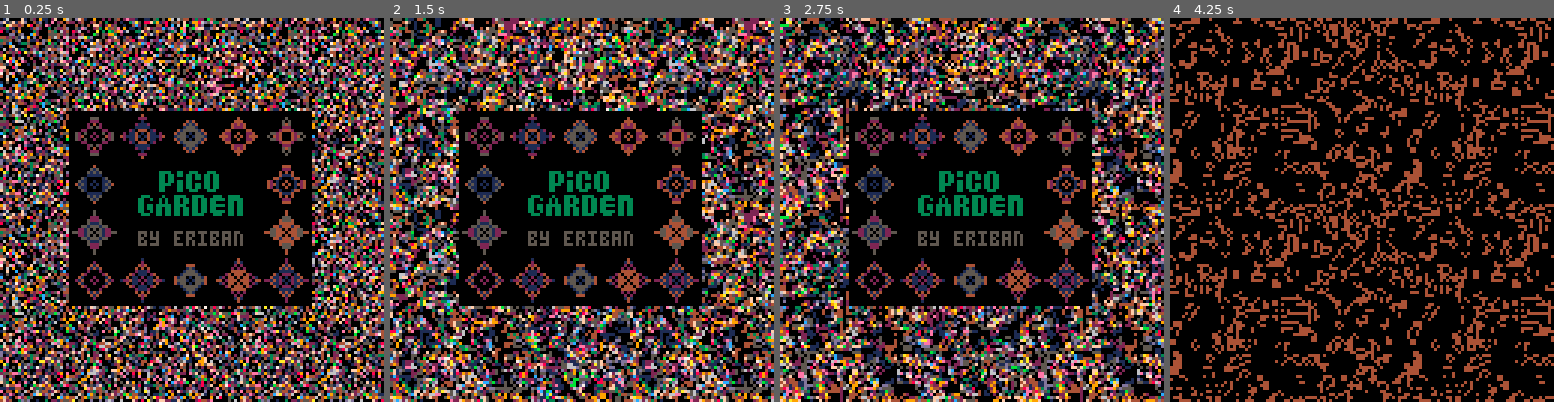
Above: before the commit, frames 1-4 (left to right).
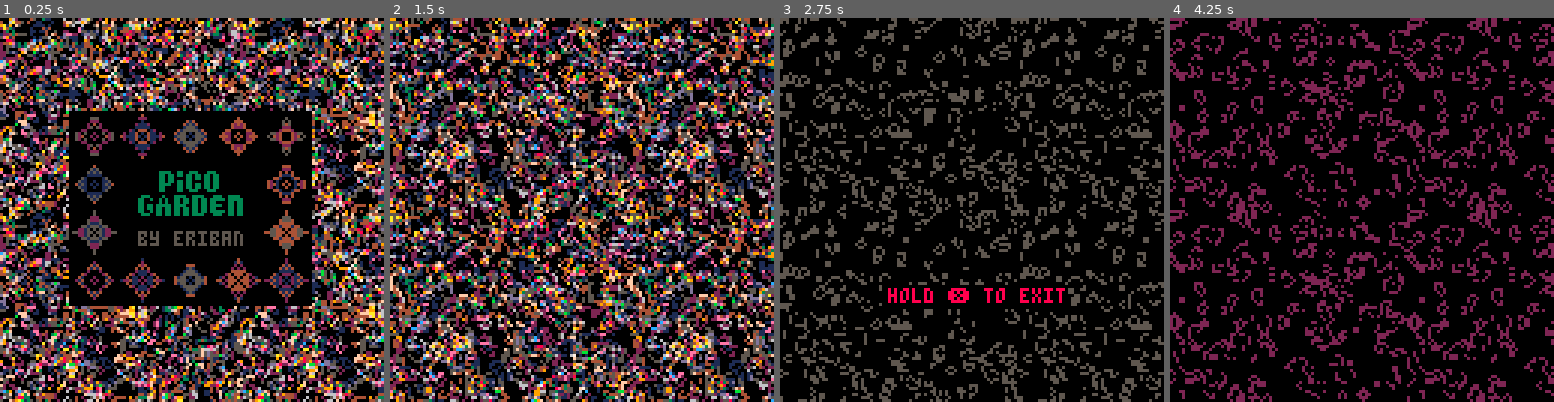
Above: after the commit, the same moments.

Repository: erwinbonsma/PicoGarden
Game: PICO-8 cartridge picogarden.p8
Same seed, same stepped clock (60 frames per second), same inputs: the game is played once before the commit and once after it.
Inputs:
- Up to frame 1 (0.25 s): no input
- Up to frame 2 (1.5 s): tap O (Z key) at 0.33, 0.7, 1.43 s; tap X (X key) at 1.07 s
- Up to frame 3 (2.75 s): hold Left 1.97-2.37 s; tap X (X key) at 2.07, 2.4, 2.73 s; tap O (Z key) at 2.22 s; hold Down from 2.42 s (still down)
- Up to frame 4 (4.25 s): release Down at 2.82 s; hold Right 2.87-3.53 s; tap X (X key) every 0.33 s from 3.07 to 4.07 s; tap O (Z key) at 3.1, 3.98 s; hold Up 3.58-4.08 s; hold Right from 4.13 s (still down)

The runs differ from the first frame. In frame 1, 56% of the frame differs, in the area x 0-100%, y 0-100%; in frame 2, 76%; in frame 3, 59%; in frame 4, 39%.

Commit message:
Use game over sprite

Diff:
--- a/picogarden.p8
+++ b/picogarden.p8
@@ -706,7 +706,7 @@
    liveliness_check:new(i)
   )
  end
- state.ini_steps=5*15
+ state.ini_steps=10
 end
 
 function start_game()
@@ -936,10 +936,12 @@
   state.play=not state.play
  end
  if btn(❎) then
-  state.btnx_hold+=1
-  if state.btnx_hold>=30 then
-   gameover(true)
-   return
+  if state.fadein==0 then
+   state.btnx_hold+=1
+   if state.btnx_hold>=30 then
+    gameover(true)
+    return
+   end
   end
  else
   state.btnx_hold=0
@@ -1017,8 +1019,9 @@
 
  rectfill(24,32,103,95,0)
 
- color(c_lgray)
- cprint("game over!",40)
+ spr(8,38,38,7,1)
+
+ color(c_brown)
  print("score:",44,66)
  rprint(
   u32_tostr(state.steps),
@@ -1030,7 +1033,7 @@
  then
   color(
    state.loscore==state.steps
-   and c_red or c_lgray
+   and c_red or c_brown
   )
   print("lo-score:",32,60)
   rprint(
@@ -1043,7 +1046,7 @@
  then
   color(
    state.hiscore==state.steps
-   and c_dgreen or c_lgray
+   and c_dgreen or c_brown
   )
   print("hi-score:",32,72)
   rprint(
@@ -1056,7 +1059,7 @@
 function gameover_update()
  if state.ini_steps>0 then
   state.ini_steps-=1
-  if state.ini_steps%15==0 then
+  if state.ini_steps%1==0 then
    for ca in all(state.gols) do
     ca:step()
    end
@@ -1166,18 +1169,18 @@
  print("by eriban",14,42)
 end
 __gfx__
-00000000000000000000000000000005555005500555000555000000000000000000000000000000000000000000000000000000000000000000000000000000
-00000000000000000000000000000005505505505505505505500000000000000000000000000000000000000000000000000000000000000000000000000000
-007007000000e0000000000000000005505500005505505505500000000000000000000000000000000000000000000000000000000000000000000000000000
-000770000000d0000000000000000005505505505500005505500000000000000000000000000000000000000000000000000000000000000000000000000000
-000770000040f0c00000000000000005555005505505505505500000000000000000000000000000000000000000000000000000000000000000000000000000
-00700700005090a00000000000000005500005505505505505500000000000000000000000000000000000000000000000000000000000000000000000000000
-00000000002030b00000000000000005500005500555000555000000000000000000000000000000000000000000000000000000000000000000000000000000
+00000000000000000000000000000005555005500555000555000000000000000888000080008888880008880000088800880880088800888800000000000000
+00000000000000000000000000000005505505505505505505500000000000008800800808008808088088888000880880880880888880880880000000000000
+007007000000e0000000000000000005505500005505505505500000000000008800000808008808088088000000880880880880880000880880000000000000
+000770000000d0000000000000000005505505505500005505500000000000008808808888808808088088880000880880880880888800888800000000000000
+000770000040f0c00000000000000005555005505505505505500000000000008808808808808808088088000000880880080800880000880880000000000000
+00700700005090a00000000000000005500005505505505505500000000000008800808808808808088088888000880880080800888880880880000000000000
+00000000002030b00000000000000005500005500555000555000000000000000888008808808808088008880000088800008000088800880880000000000000
 00000000001060807000000000000000000000000000000000000000000000000000000000000000000000000000000000000000000000000000000000000000
 00000000000000000000000005550000500055550055550005550055550000000000000000000000000000000000000000000000000000000000000000000000
 00000000000000000000000055005005050055055055055055555055555000000000000000000000000000000000000000000000000000000000000000000000
 0000000012000e012400800055000005050055055055055055000055055000000000000000000000000000000000000000000000000000000000000000000000
-00000000104003012050c00055055055555055550055055055555055055000000000000000000000000000000000000000000000000000000000000000000000
+00000000104003012050c00055055055555055550055055055550055055000000000000000000000000000000000000000000000000000000000000000000000
 00000000024009010450b00055055055055055055055055055000055055000000000000000000000000000000000000000000000000000000000000000000000
 0000000010050d002450a00055005055055055055055055055555055055000000000000000000000000000000000000000000000000000000000000000000000
 00000000020506000000000005550055055055055055550005550055055000000000000000000000000000000000000000000000000000000000000000000000
